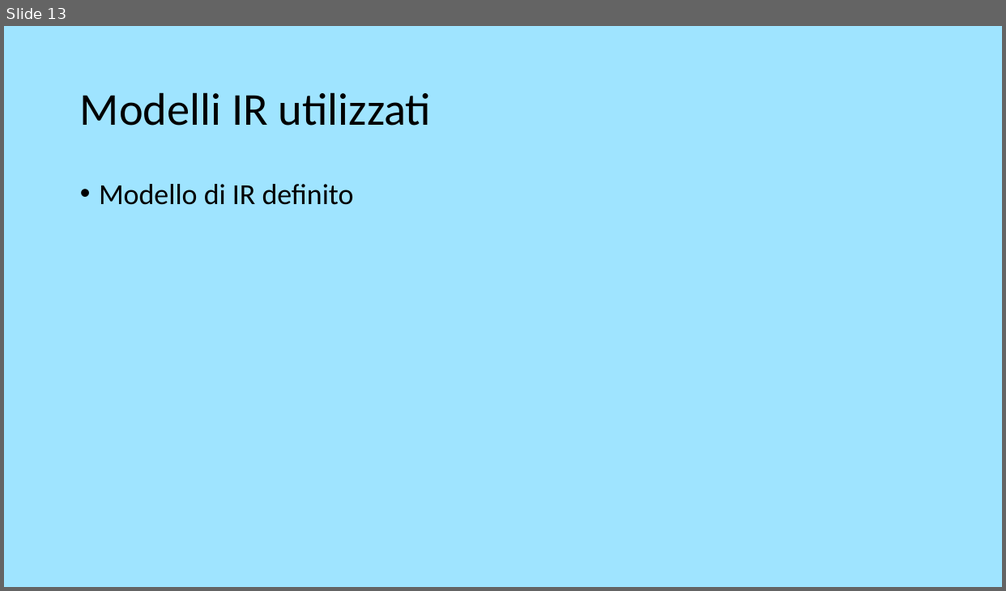
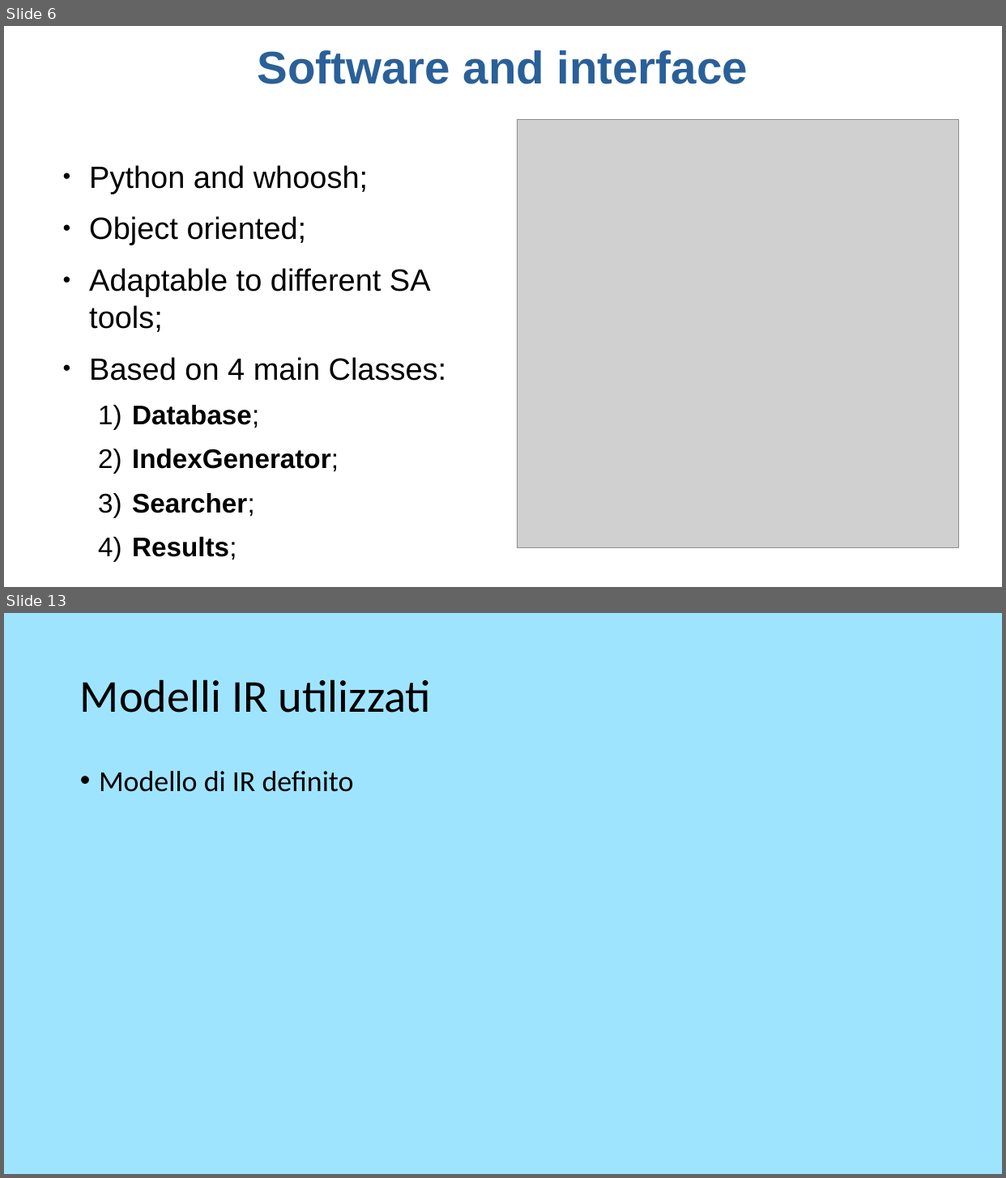
Before and after one commit to theElandor/Progetto3.0, a slide deck: 1PresentazioneGI.odp. Shown one above the other, each under a label of ours: slide 13 before the commit, slides 6 and 13 after it; the slides between them are not shown. The pictures are 1006x591 and 1006x1178 pixels, drawn with LibreOffice and Linux fonts; fonts in the diff are those of the drawing; grey boxes stand for pictures. Boxes give left, top, right and bottom in pixels: in the first picture for what was removed or moved away, otherwise in the second. Text is boxed around its words. In the diff, an @@ line names an element or a change of style, - is before the commit and + after.

```diff
--- a/1PresentazioneGI.odp
+++ b/1PresentazioneGI.odp
@@ slide 6 added at box(4, 26, 1002, 587), background #FFFFFF @@
@@ title added at box(258, 50, 748, 84), 44 pt, text #2A6099, bold @@
+Software and interface
@@ picture added at box(518, 120, 958, 548) @@
@@ text added at box(89, 165, 447, 561), 29.6 pt, text #000000 @@
+● Python and whoosh;
+● Object oriented;
+● Adaptable to different SA tools;
+● Based on 4 main Classes:
+  1) Database;
+  2) IndexGenerator;
+  3) Searcher;
+  4) Results;
```
Also in this commit, not shown: 1 slide changed, 10 other slides added, 14 slides removed, 13 other files.
